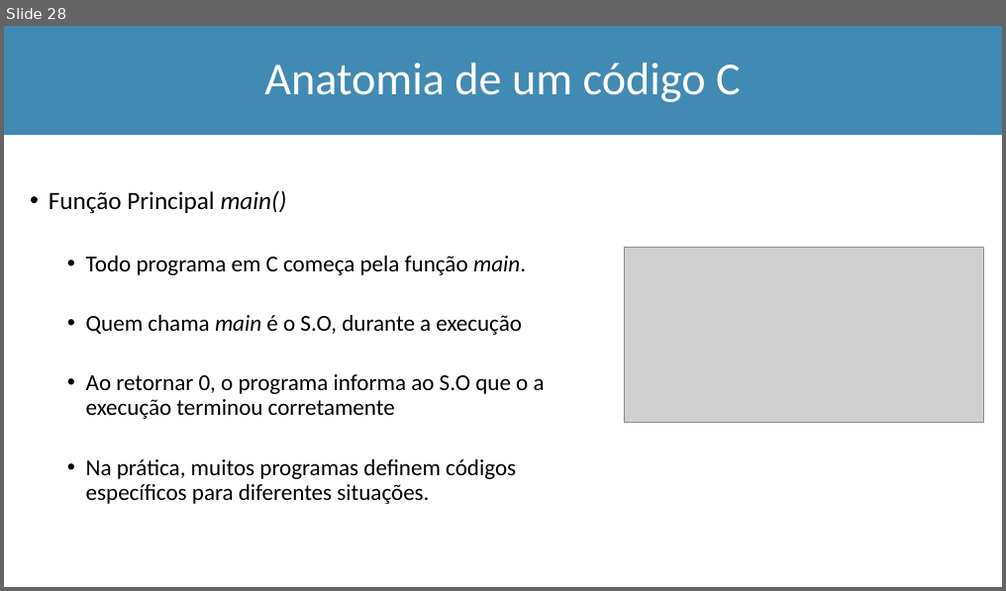
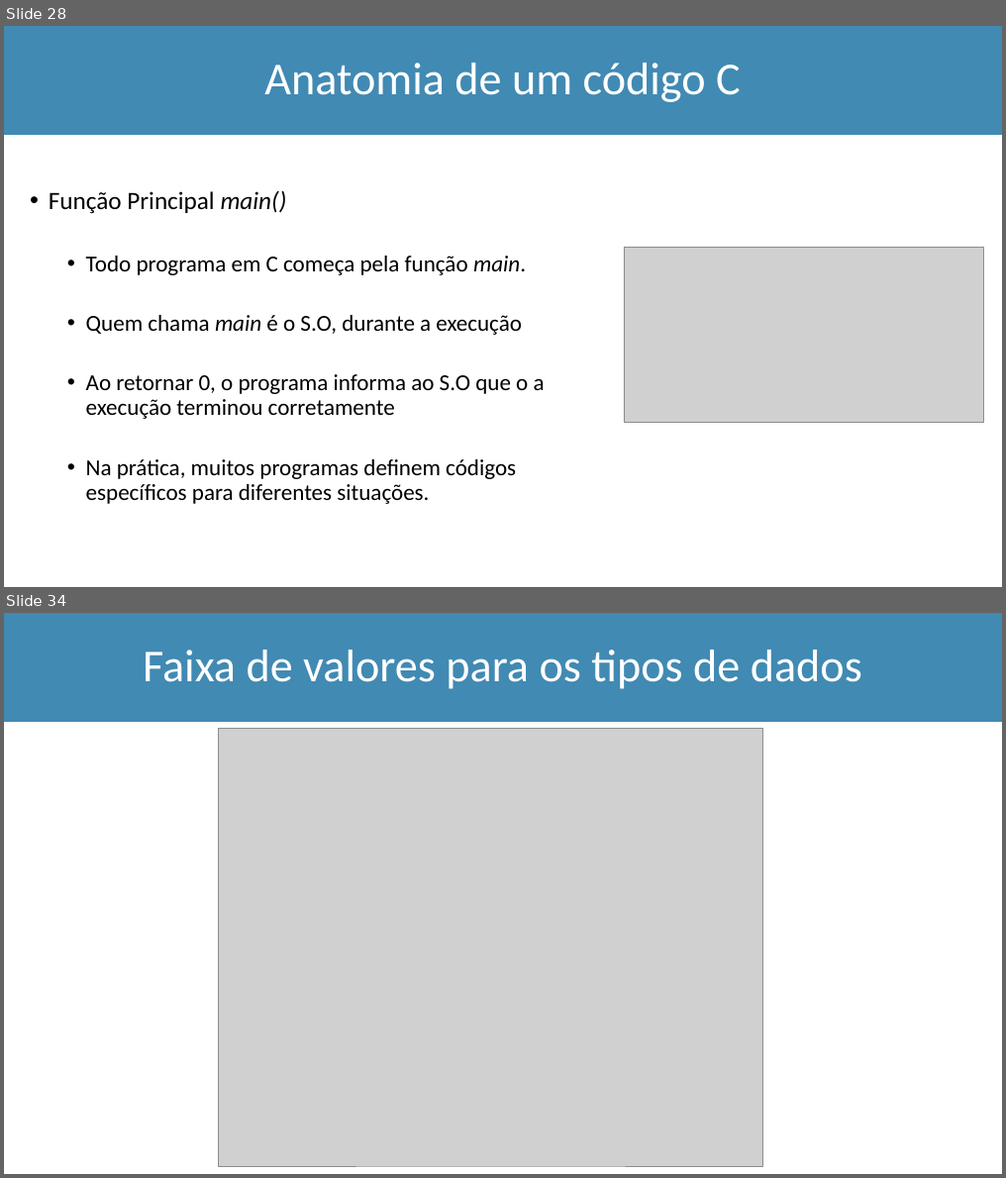
Before and after one commit to Marcio-Salmazo/Aulas, a slide deck: UNIUBE-LP/Teoria_LP.pptx. Shown one above the other, each under a label of ours: slide 28 before the commit, slides 28 and 34 after it; the slides between them are not shown. The pictures are 1006x591 and 1006x1178 pixels, drawn with LibreOffice and Linux fonts; fonts in the diff are those of the drawing; grey boxes stand for pictures. Boxes give left, top, right and bottom in pixels: in the first picture for what was removed or moved away, otherwise in the second. Text is boxed around its words. In the diff, an @@ line names an element or a change of style, - is before the commit and + after.

```diff
--- a/UNIUBE-LP/Teoria_LP.pptx
+++ b/UNIUBE-LP/Teoria_LP.pptx
@@ slide 34 added at [4,613,1002,1174], background #FFFFFF @@
@@ rectangle added at [4,613,1002,722], fill #418AB3, outline #418AB3 1 pt @@
@@ title added at [143,650,862,689], 44 pt, text #FFFFFF @@
+Faixa de valores para os tipos de dados
@@ picture added at [218,728,763,1166] @@
```
Also in this commit, not shown: 14 other slides added, 4 other files.
